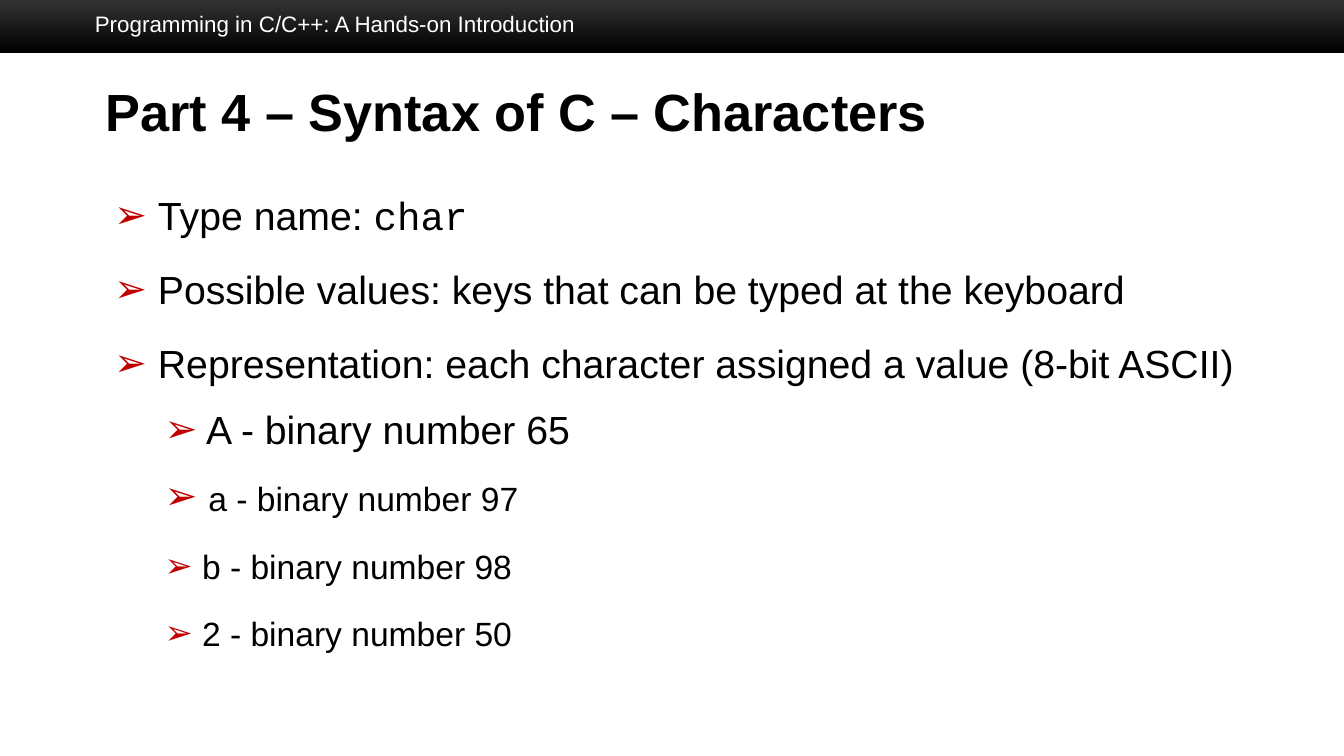
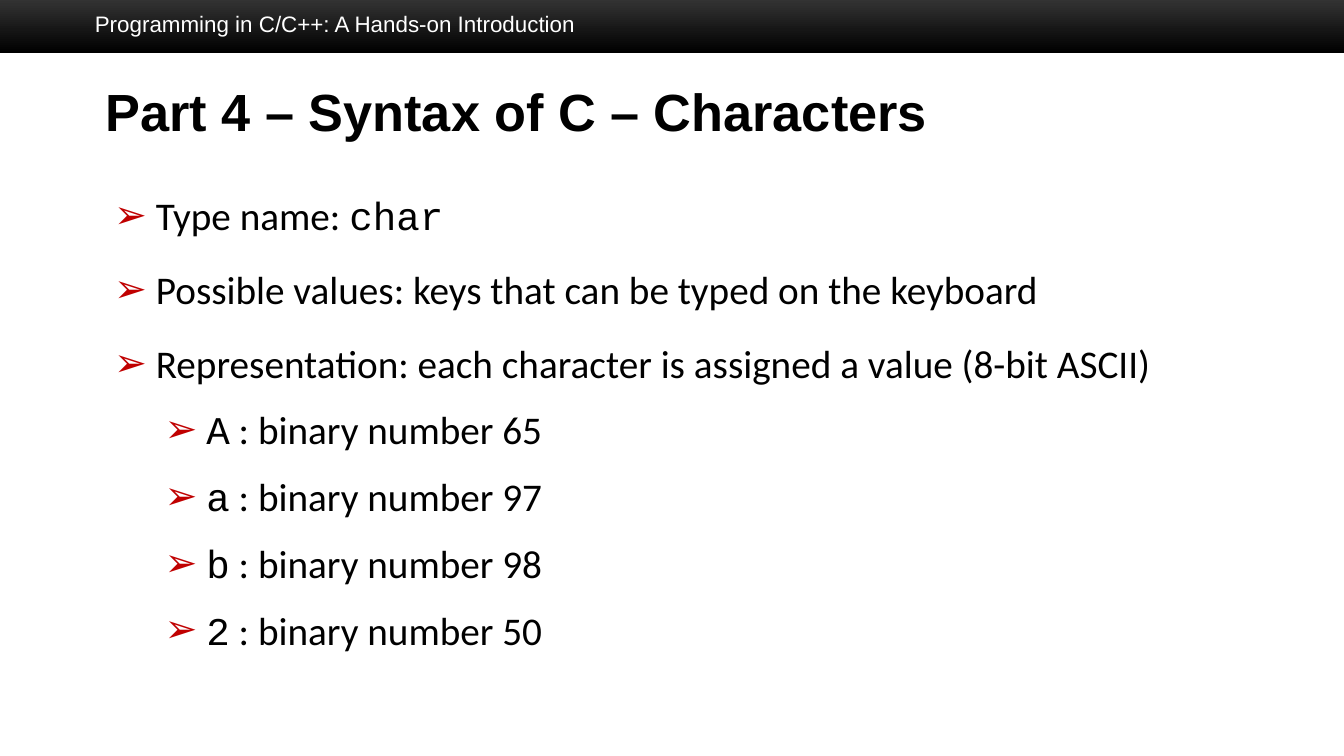
Before and after one commit to SuperBruceJia/SuperBruceJia.github.io, a slide deck: slide 29 of teaching/BU-Spring-2025-ECE327-Introduction-to-Software-Engineering/EC327-Lab-Session-2.pptx. Drawn at 1344x756 pixels with LibreOffice and Linux fonts; fonts in the diff are those of the drawing; background and template pictures are left out. Boxes give left, top, right and bottom in pixels: in the first picture for what was removed or moved away, otherwise in the second. Text is boxed around its words. In the diff, an @@ line names an element or a change of style, - is before the commit and + after.

```diff
--- a/teaching/BU-Spring-2025-ECE327-Introduction-to-Software-Engineering/EC327-Lab-Session-2.pptx
+++ b/teaching/BU-Spring-2025-ECE327-Introduction-to-Software-Engineering/EC327-Lab-Session-2.pptx
@@ text at (156,202,443,237): font Arial to Calibri in "Type name:" @@
@@ text at (156,276,1150,652): text changed; font Arial to Calibri @@
-➢ Possible values: keys that can be typed at the keyboard
-➢ Representation: each character assigned a value (8-bit ASCII)
-  ➢ A - binary number 65
-  ➢ a - binary number 97
-  ➢ b - binary number 98
-  ➢ 2 - binary number 50
+➢ Possible values: keys that can be typed on the keyboard
+➢ Representation: each character is assigned a value (8-bit ASCII)
+  ➢ A : binary number 65
+  ➢ a : binary number 97
+  ➢ b : binary number 98
+  ➢ 2 : binary number 50
```
Also in this commit, not shown: 14 other slides changed, 1 other file.
